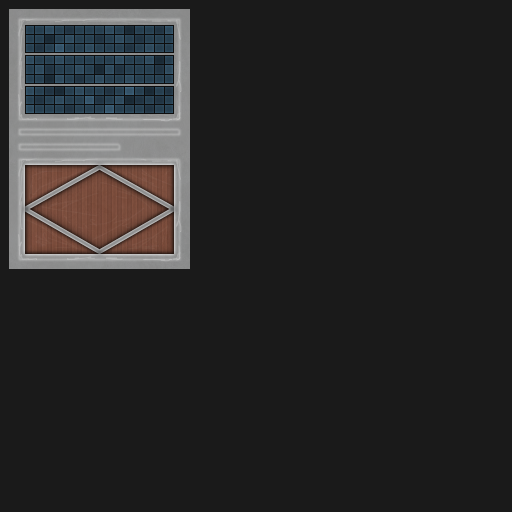
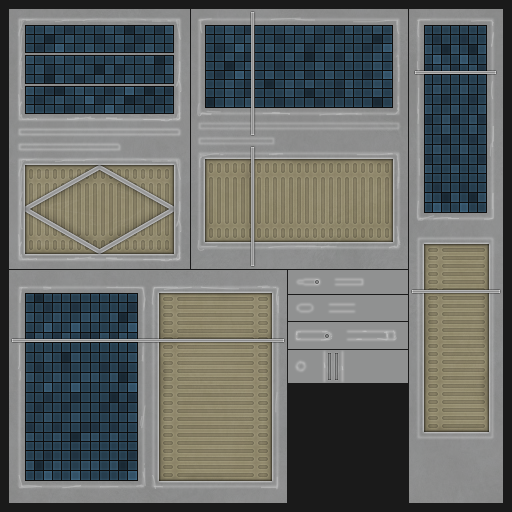
Comparing the layer stacks of the two 512×512 images. Changes:
added layer "d4" above "d3" over [12, 12, 500, 342]
renamed "d1" to "d2", painted on it over [25, 165, 174, 254]
moved "cells" above "back", painted on it over [26, 26, 486, 480]
painted on "back" over [25, 25, 487, 481]
painted on "high 2" over [18, 17, 494, 490]
painted on "high 1" over [16, 16, 496, 490]
painted on "grime 2" over [296, 354, 343, 379]
painted on "grime 1" over [159, 159, 489, 481]
painted on "wear" over [9, 9, 503, 503]
painted on "b" (1st of 2) over [9, 9, 503, 503]
